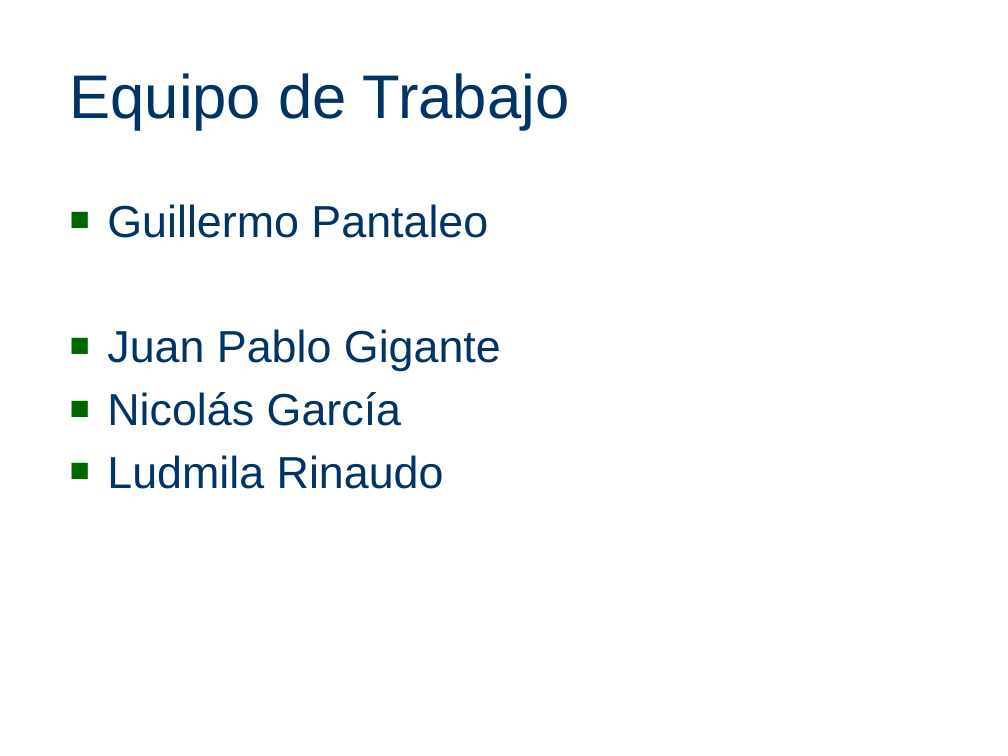
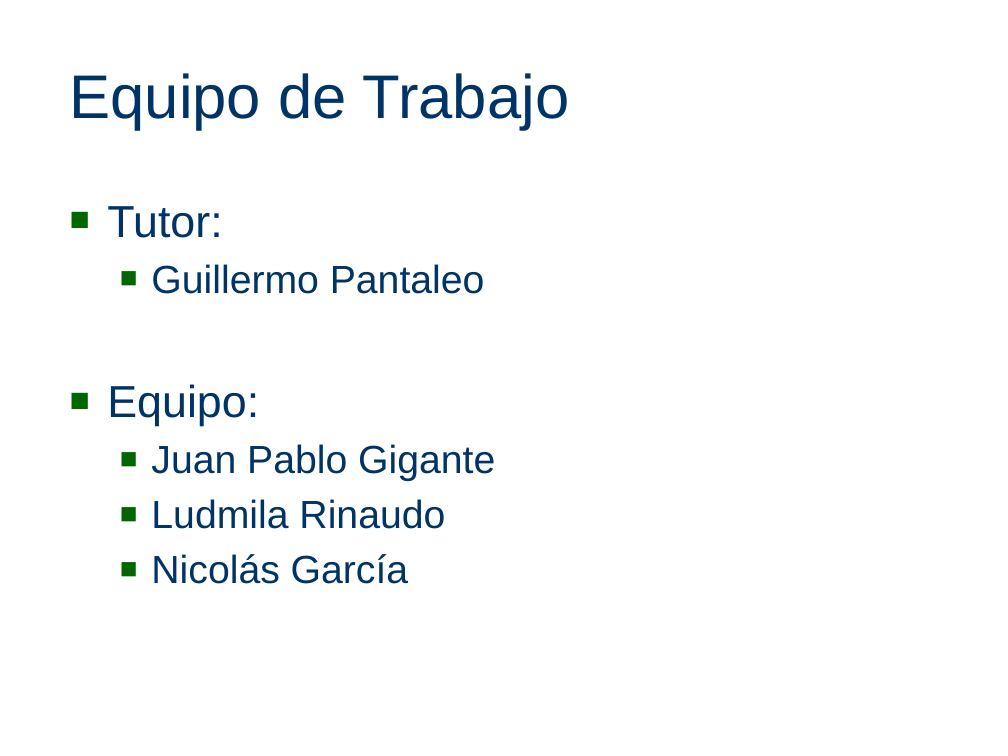
Before and after one commit to joshishimla99/tempore, a slide deck: slide 2 of docs/PresentacionFebrero2011/PresentacionFebrero2011Tempore.pptx. Drawn at 1008x756 pixels with LibreOffice and Linux fonts; fonts in the diff are those of the drawing; background and template pictures are left out. Boxes give left, top, right and bottom in pixels: in the first picture for what was removed or moved away, otherwise in the second. Text is boxed around its words. In the diff, an @@ line names an element or a change of style, - is before the commit and + after.

```diff
--- a/docs/PresentacionFebrero2011/PresentacionFebrero2011Tempore.pptx
+++ b/docs/PresentacionFebrero2011/PresentacionFebrero2011Tempore.pptx
@@ text at bbox=[107, 206, 222, 238]: paragraph added @@
+■ Tutor:
@@ text at bbox=[151, 264, 495, 584]: size 32 to 28 pt in "Guillermo Pantaleo", "Juan Pablo Gigante", "Nicolás García"; list level 1 to 2 in "Guillermo Pantaleo"; list level 1 to 2 in "Juan Pablo Gigante"; list level 1 to 2 in "Nicolás García" @@
@@ text at bbox=[107, 384, 259, 426]: paragraph added @@
+■ Equipo:
@@ text at bbox=[107, 455, 444, 489]: paragraph removed @@
-■ Ludmila Rinaudo
@@ text at bbox=[151, 499, 445, 529]: paragraph added @@
+  ■ Ludmila Rinaudo
```
Also in this commit, not shown: 5 other slides changed, 1 slide added, 1 slide removed.
